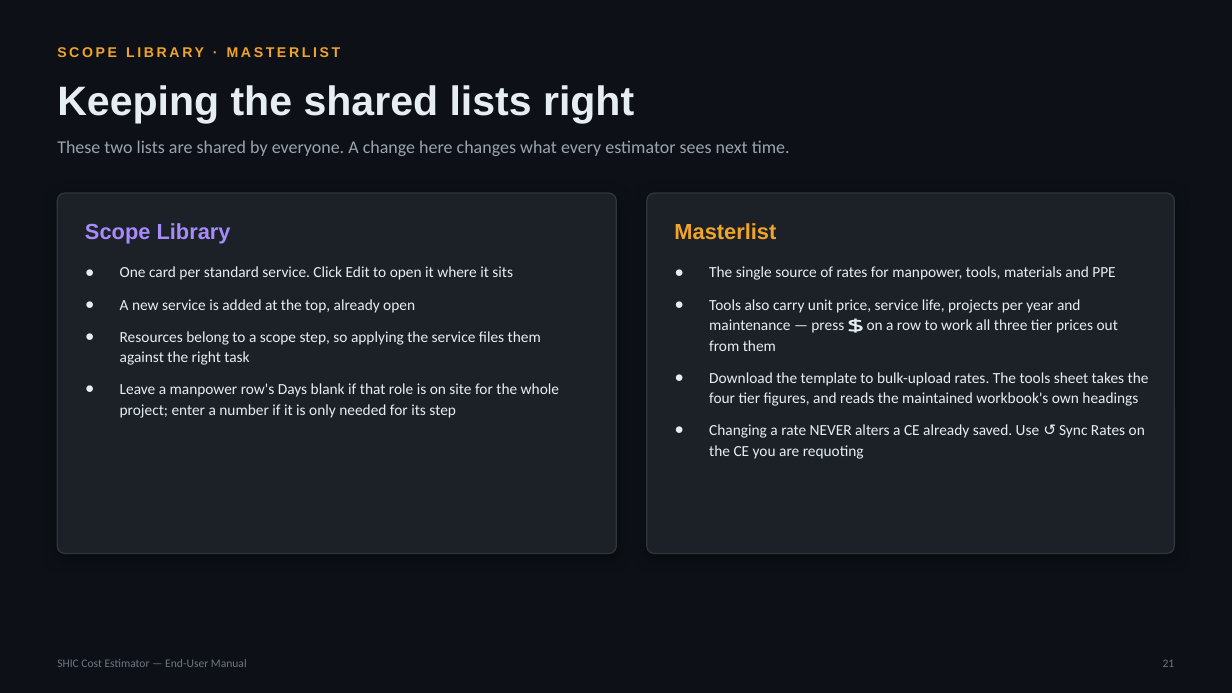
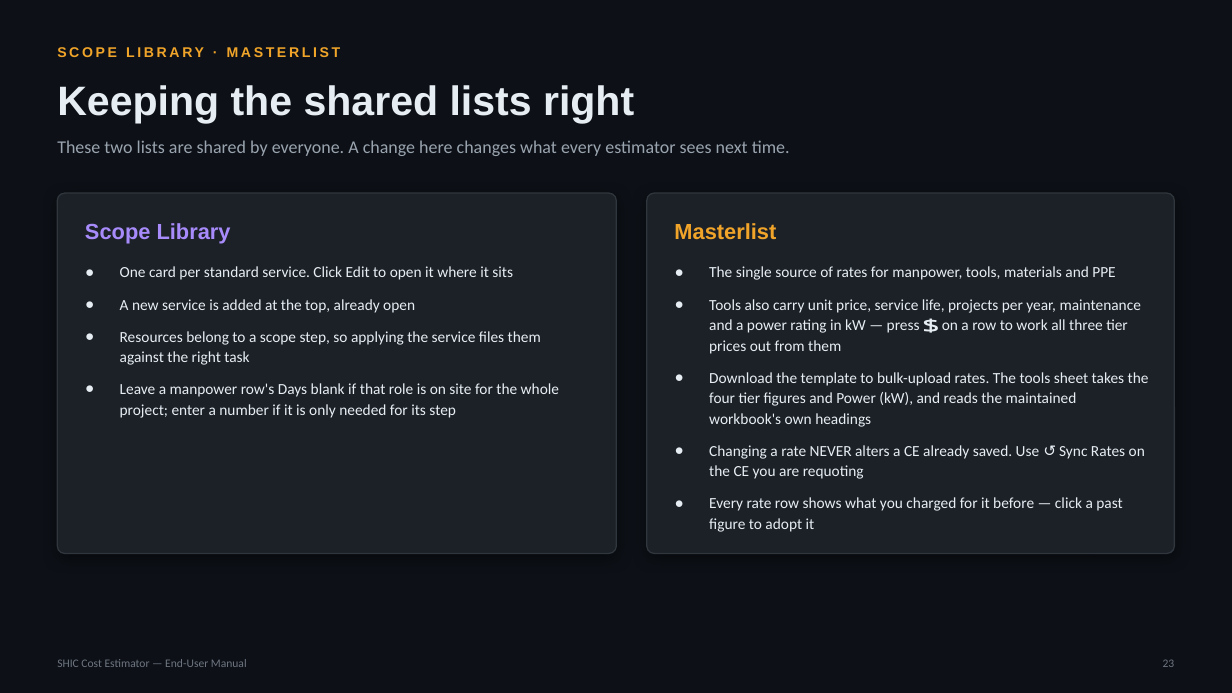
Before and after one commit to SYNERCORE/CostEstimation, a slide deck: slide 23 of docs/SHIC-Cost-Estimator-User-Manual.pptx (slide 21 before the commit). Drawn at 1232x693 pixels with LibreOffice and Linux fonts; fonts in the diff are those of the drawing. Boxes give left, top, right and bottom in pixels: in the first picture for what was removed or moved away, otherwise in the second. Text is boxed around its words. In the diff, an @@ line names an element or a change of style, - is before the commit and + after.

```diff
--- a/docs/SHIC-Cost-Estimator-User-Manual.pptx
+++ b/docs/SHIC-Cost-Estimator-User-Manual.pptx
@@ text at <box>709,299,1149,427</box>: text changed @@
-● Tools also carry unit price, service life, projects per year and maintenance — press 💲 on a row to work all three tier prices out from them
-● Download the template to bulk-upload rates. The tools sheet takes the four tier figures, and reads the maintained workbook's own headings
+● Tools also carry unit price, service life, projects per year, maintenance and a power rating in kW — press 💲 on a row to work all three tier prices out from them
+● Download the template to bulk-upload rates. The tools sheet takes the four tier figures and Power (kW), and reads the maintained workbook's own headings
@@ text at <box>709,497,1122,532</box>: paragraph added @@
+● Every rate row shows what you charged for it before — click a past figure to adopt it
```
Also in this commit, not shown: 11 other slides changed, 2 slides added, 4 other files.
